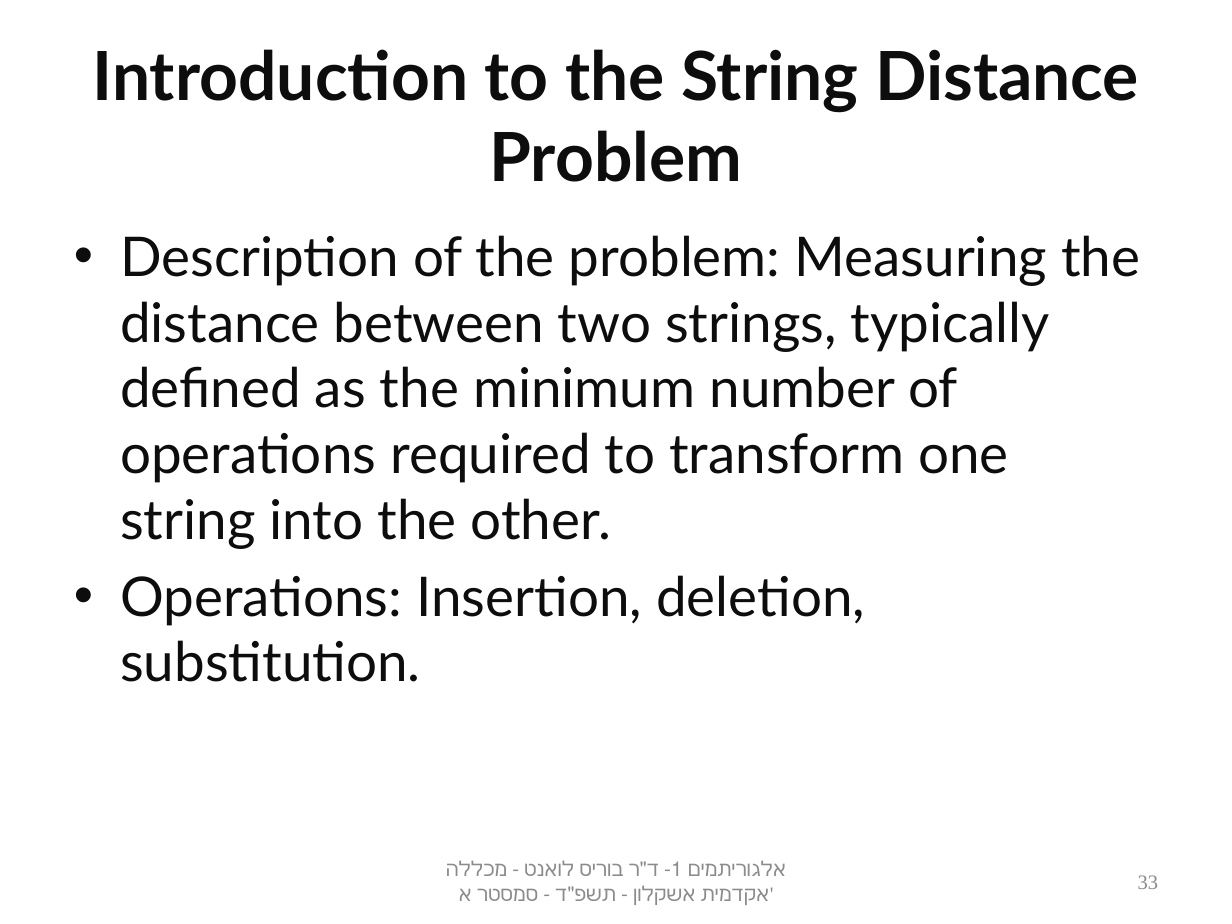
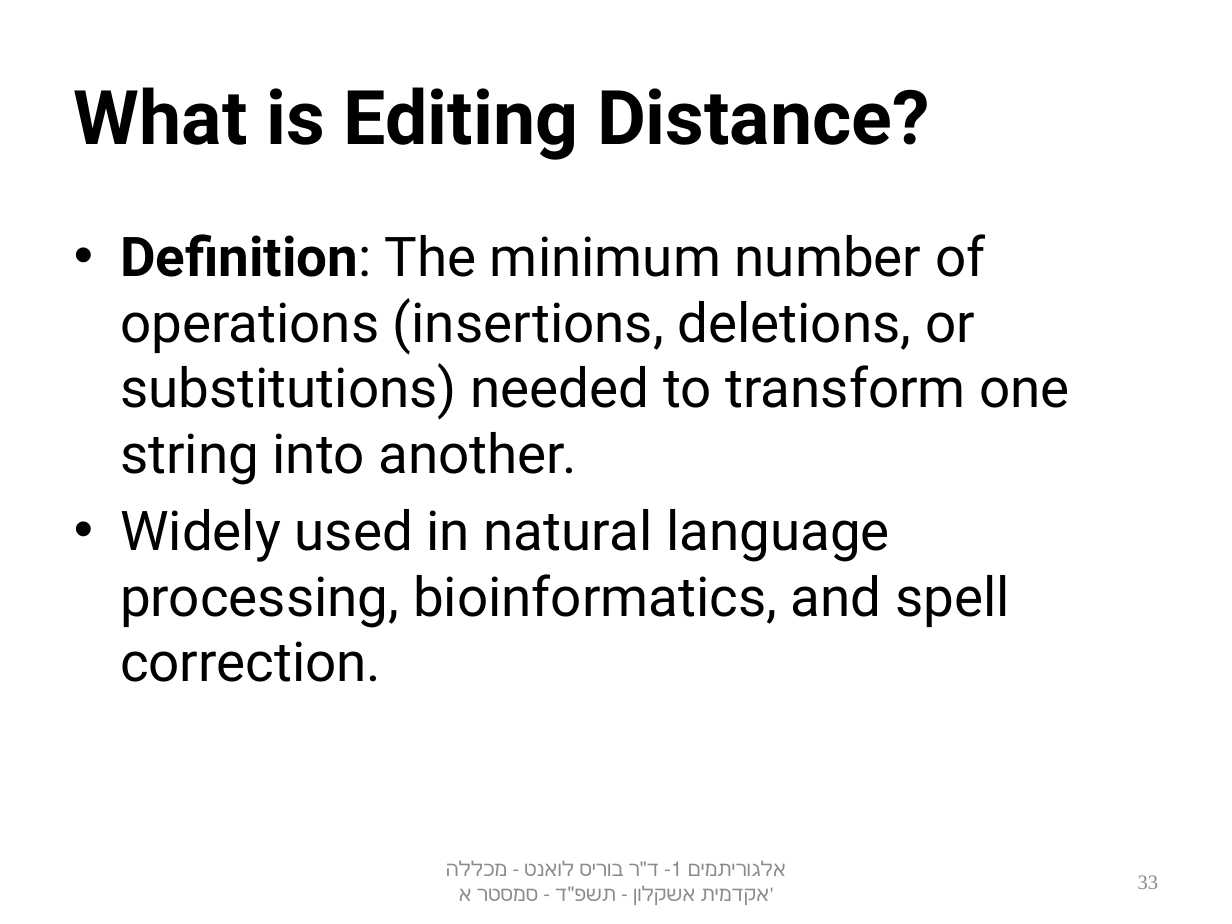
Before and after one commit to borislevant/algorithms, a slide deck: slide 33 of algorithms1_dynamic_programing.pptx. Drawn at 1232x924 pixels with LibreOffice and Linux fonts; fonts in the diff are those of the drawing. Boxes give left, top, right and bottom in pixels: in the first picture for what was removed or moved away, otherwise in the second. Text is boxed around its words. In the diff, an @@ line names an element or a change of style, - is before the commit and + after.

```diff
--- a/algorithms1_dynamic_programing.pptx
+++ b/algorithms1_dynamic_programing.pptx
@@ title at [74,87,930,160]: text changed; size 39.6 to 44 pt; font Lato to Roboto; text colour #0D0D0D to #000000 @@
-Introduction to the String Distance Problem
+What is Editing Distance?
@@ text at [120,234,1070,682]: text changed; font Lato to Roboto; text colour #0D0D0D to #000000 @@
-• Description of the problem: Measuring the distance between two strings, typically defined as the minimum number of operations required to transform one string into the other.
-• Operations: Insertion, deletion, substitution.
+• Definition: The minimum number of operations (insertions, deletions, or substitutions) needed to transform one string into another.
+• Widely used in natural language processing, bioinformatics, and spell correction.
```
Also in this commit, not shown: 6 other slides changed, 6 slides added.
